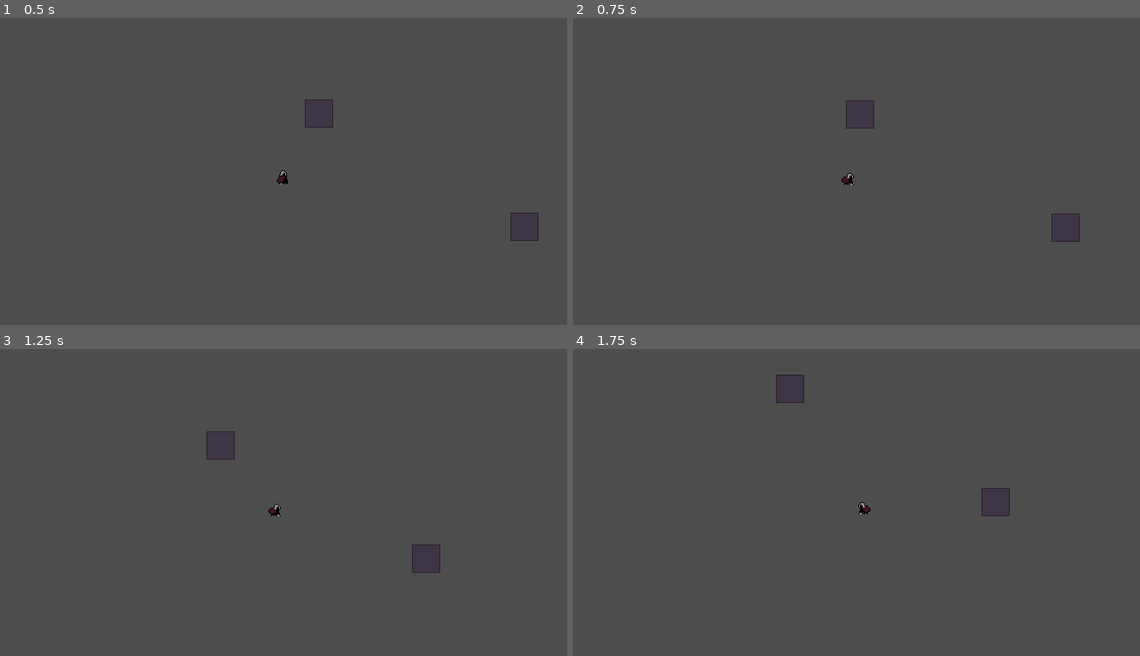
Above: before the commit, frames 1-4 (two rows, left to right).
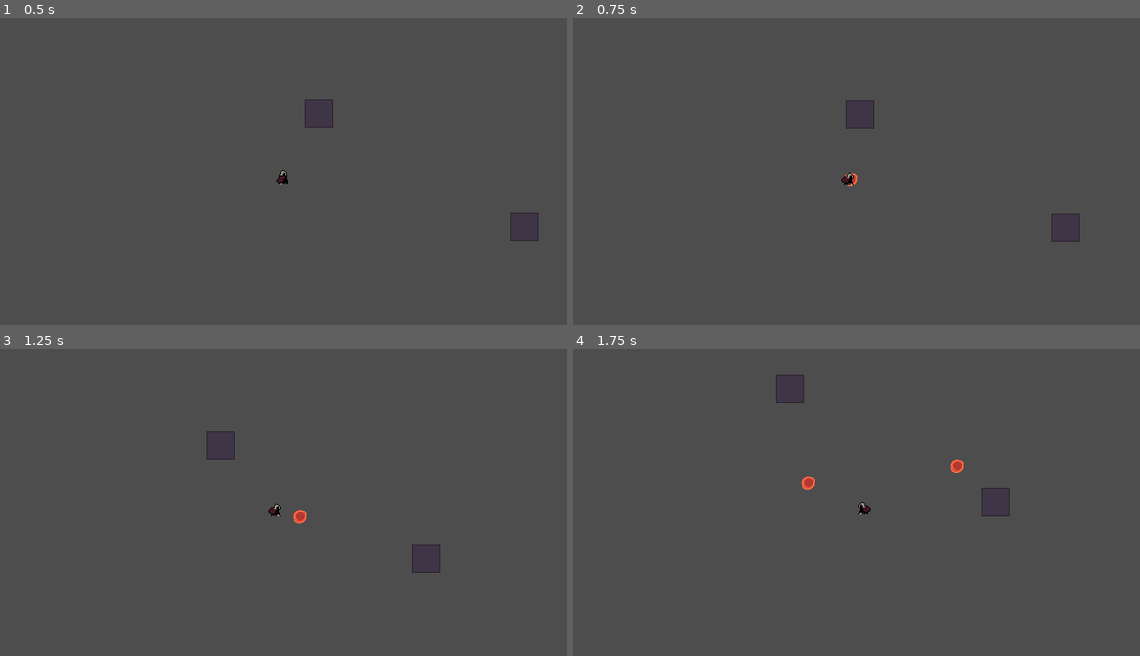
Above: after the commit, the same moments.

Repository: SebZanardo/Boss-Rush-Jam-2025
Game: Godot game, scene res://main.tscn
Two runs of this game, one before a commit and one after it. Both use one fixed random seed, a clock stepped at 60 frames per second and the inputs below.
Inputs (mouse positions are in pixels of both pictures, inside the frame that each line leads up to):
- Up to frame 1 (0.5 s): no input
- Up to frame 2 (0.75 s): tap Enter at 0.5 s; move the mouse to (981, 162) at 0.52 s; hold D (move_right) from 0.53 s (still down); click (981, 162) at 0.67 s
- Up to frame 3 (1.25 s): keep holding D (move_right)
- Up to frame 4 (1.75 s): move the mouse to (743, 523) at 1.27 s; release D (move_right) at 1.28 s; hold S (move_down) from 1.28 s (still down); click (743, 523) at 1.42 s

Frame 1 is identical in both runs. In frame 2, less than 0.1% of the frame differs, in the area x 47-51%, y 50-55%; in frame 3, less than 0.1%; in frame 4, 0.2%, in the area x 40-69%, y 36-46%.

Commit message:
Player can shoot projectiles using new system

Diff:
--- a/game/Scripts/Player/player.gd
+++ b/game/Scripts/Player/player.gd
@@ -25,6 +25,12 @@
 	axis.y = int(Input.is_action_pressed("move_down")) - int(Input.is_action_pressed("move_up"))
 	return axis.normalized()
 
+# NOTE: Temporary for testing projectile system
+func _input(event: InputEvent) -> void:
+	if event is InputEventMouseButton and event.pressed and event.button_index == 1:
+		var direction = position.direction_to(get_viewport().get_mouse_position())
+		projectile_manager.spawn_projectile(projectile_manager.ProjectileType.BASIC, position, direction)
+
 func _physics_process(delta: float) -> void:
 	var dir = get_dir()
 	if dir == Vector2.ZERO:
--- a/game/Scripts/projectile.gd
+++ b/game/Scripts/projectile.gd
@@ -16,4 +16,5 @@
 func _on_collision_shape_2d_child_entered_tree(_node: Node) -> void:
 	# TODO: If collided with wall just set to dead
 	# TODO: If collided with player or boss, deal damage then set to dead
-	dead = true
+	# dead = true
+	pass
--- a/game/Scripts/projectile_manager.gd
+++ b/game/Scripts/projectile_manager.gd
@@ -4,9 +4,9 @@
 # NOTE: Please keep DEAD at start of enum definition
 enum ProjectileType {BASIC}
 
-
+# TODO: Load all these for each projectile type into one dict with the key as a custom resource
 var max_lifetime : Dictionary = {
-	ProjectileType.BASIC : 3,
+	ProjectileType.BASIC : 2,
 }
 
 var damage : Dictionary = {
@@ -18,24 +18,25 @@
 }
 
 var spritesheet : Dictionary = {
-	ProjectileType.BASIC : "res://Resources/SpriteFrames/Bullets/BASIC_bullet.tres",
+	ProjectileType.BASIC : preload("res://Resources/SpriteFrames/Projectiles/BASIC.tres"),
 }
 
 var collision : Dictionary = {
-	ProjectileType.BASIC : "res://Resources/Collisions/Bullets/BASIC_bullet.tres",
+	ProjectileType.BASIC : preload("res://Resources/Collisions/Projectiles/BASIC.tres"),
 }
 
 
 var projectile_scene = preload("res://Scenes/projectile.tscn")
 
 var object_pool : Array
-@export var max_projectiles : int = 100
+@export var max_projectiles : int = 10
 var active_projectiles : int = 0
 
 
 func _ready() -> void:
 	for i in range(max_projectiles):
 		var new_projectile = projectile_scene.instantiate()
+		add_child(new_projectile)
 
 		# Do not initialise other values
 		new_projectile.dead = true
@@ -53,15 +54,20 @@
 
 		# If projectile needs to be killed, keep the array packed!
 		if projectile.dead or projectile.time_alive > projectile.max_lifetime:
+			projectile.dead = true
+			projectile.visible = false
+
 			# Pack it up baby
 			# If last one just decrement
 			if i != active_projectiles - 1:
 				# Move valid one at last position into current spot
 				# Since we iterated backwards it would have already run this frame
-				object_pool[i] = object_pool[active_projectiles]
+				object_pool[i] = object_pool[active_projectiles - 1]
+				object_pool[active_projectiles - 1] = projectile
 
 			# Decrement active_projectiles
 			active_projectiles -= 1
+
 			continue
 
 		match projectile.type:
@@ -77,13 +83,14 @@
 	projectile.dead = false
 	projectile.position = position
 	projectile.velocity = velocity
+	projectile.time_alive = 0
 
 	projectile.max_lifetime = max_lifetime[type]
 	projectile.damage = damage[type]
 	projectile.speed = speed[type]
 
-	projectile.animator = spritesheet[type]
-	projectile.collision = collision[type]
+	projectile.animator.set_sprite_frames(spritesheet[type])
+	projectile.collision.set_shape(collision[type])
 
 	projectile.visible = true
 
@@ -98,3 +105,9 @@
 	init_projectile(projectile_to_spawn, type, position, velocity)
 
 	active_projectiles += 1
+
+	# NOTE: Temporary debugging
+	print(active_projectiles)
+	for p in object_pool:
+		print(p.dead, p.time_alive)
+	print()
Renamed: game/Resources/Collisions/Bullets/test_bullet.tres -> game/Resources/Collisions/Projectiles/BASIC.tres
Renamed: game/Resources/SpriteFrames/Bullets/test_bullet.tres -> game/Resources/SpriteFrames/Projectiles/BASIC.tres
